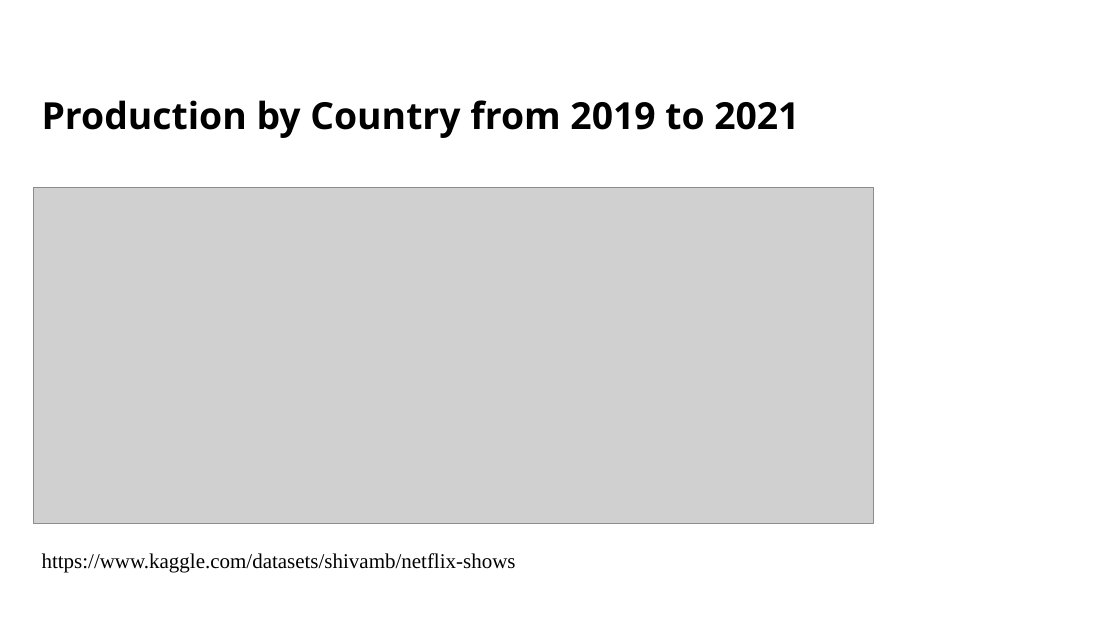
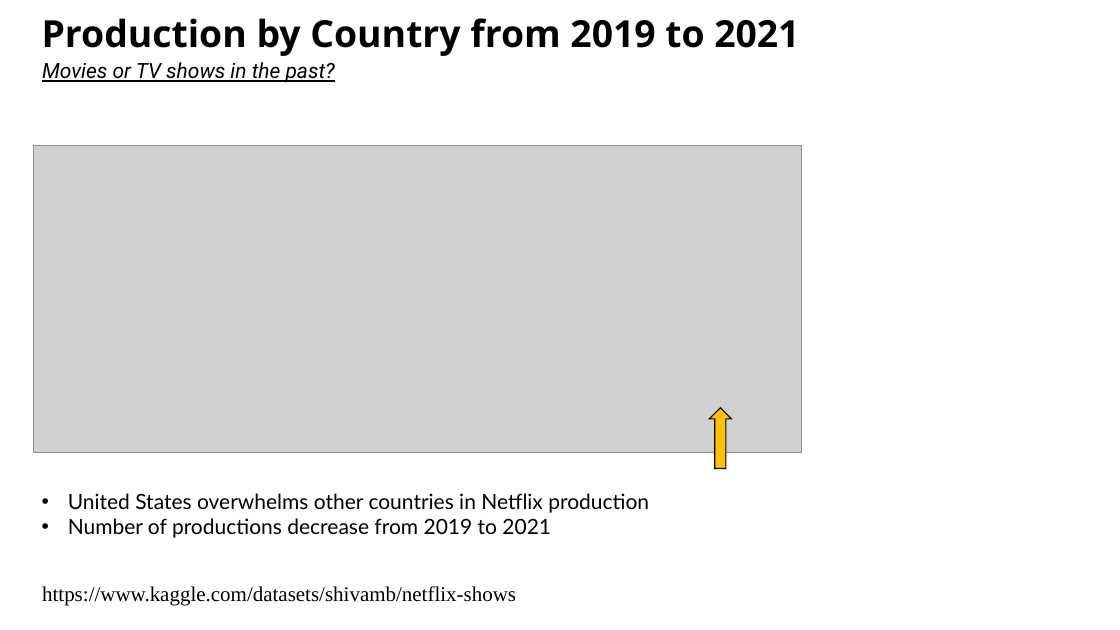
Before and after one commit to Costilrt/The-First-Project, a slide deck: slide 4 of TeamProjectPPT.pptx. Drawn at 1120x630 pixels with LibreOffice and Linux fonts; fonts in the diff are those of the drawing; grey boxes stand for pictures; background and template pictures are left out. Boxes give left, top, right and bottom in pixels: in the first picture for what was removed or moved away, otherwise in the second. Text is boxed around its words. In the diff, an @@ line names an element or a change of style, - is before the commit and + after.

```diff
--- a/TeamProjectPPT.pptx
+++ b/TeamProjectPPT.pptx
@@ text "Production by Country from 2019 ...": place and size @@
-text "Production by Country from 2019 ..." at (42,100,799,138)
+text "Production by Country from 2019 ..." at (42,18,799,56)
@@ text added at (42,62,335,83), 18 pt, text #000000, italic, underline @@
+Movies or TV shows in the past?
@@ picture: place and size @@
-picture at (34,187,874,523)
+picture at (34,145,802,453)
@@ down arrow added at (709,408,731,469), fill #FFC000, outline #000000 1 pt @@
@@ text added at (68,493,649,538), 18 pt, text #000000 @@
+• United States overwhelms other countries in Netflix production
+• Number of productions decrease from 2019 to 2021
@@ text "https://www.kaggle.com/datasets/shivamb/netflix-shows": place and size @@
-text "https://www.kaggle.com/datasets/shivamb/netflix-shows" at (42,553,516,572)
+text "https://www.kaggle.com/datasets/shivamb/netflix-shows" at (42,586,516,606)
```
Also in this commit, not shown: 2 other slides changed, 12 slides added, 1 slide removed.
